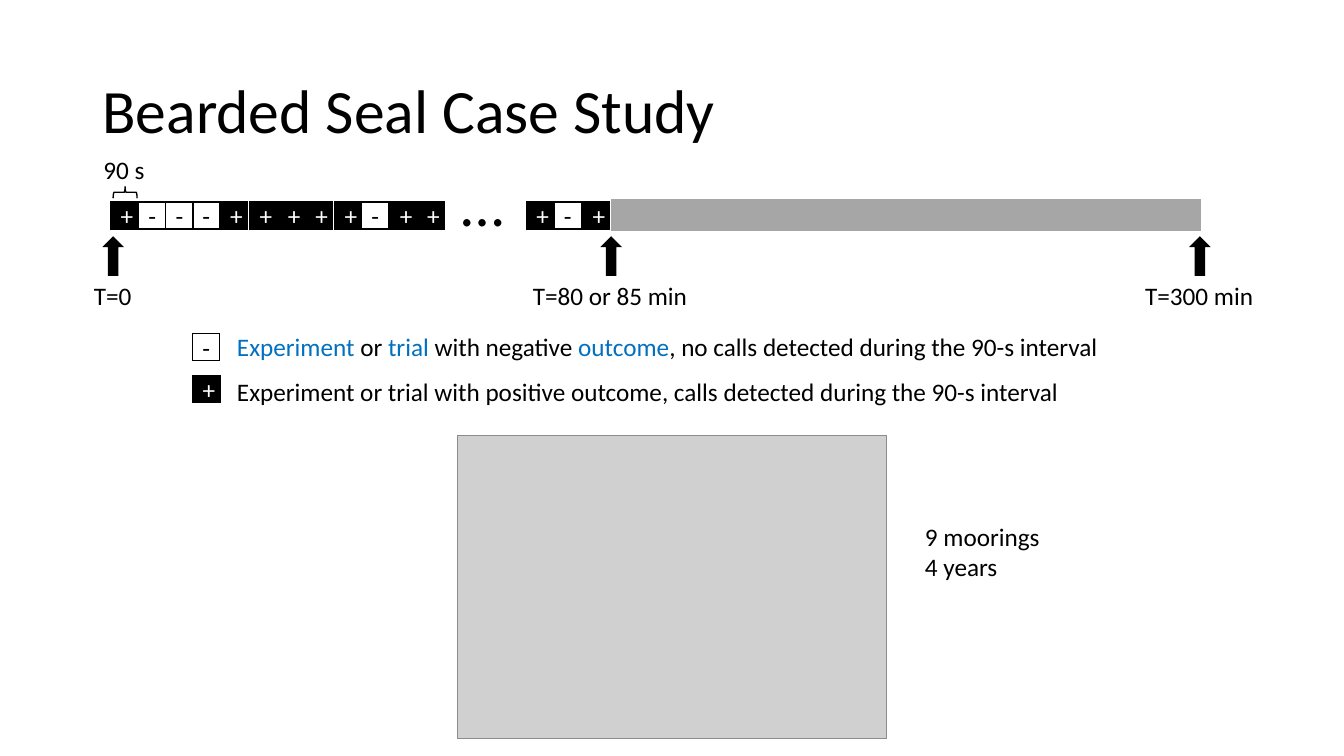
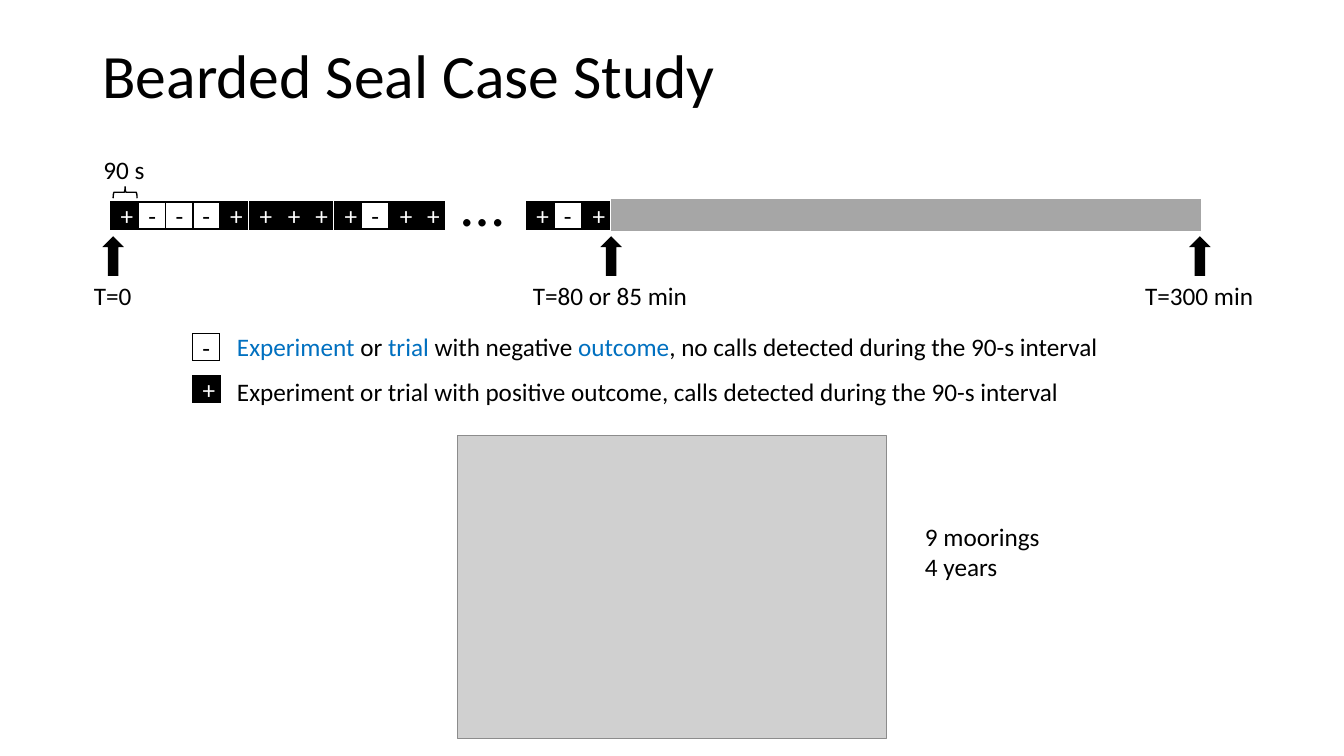
Before and after one commit to ELaBrecque-MMC/RegressionModelOverview, a slide deck: slide 2 of Notes/RegressionModelOverview.pptx. Drawn at 1344x756 pixels with LibreOffice and Linux fonts; fonts in the diff are those of the drawing; grey boxes stand for pictures. Boxes give left, top, right and bottom in pixels: in the first picture for what was removed or moved away, otherwise in the second. Text is boxed around its words. In the diff, an @@ line names an element or a change of style, - is before the commit and + after.

```diff
--- a/Notes/RegressionModelOverview.pptx
+++ b/Notes/RegressionModelOverview.pptx
@@ title "Bearded Seal Case Study" at [102,55,714,108]: vertical alignment middle to top @@
```
Also in this commit, not shown: 3 other slides changed, 1 other file.
